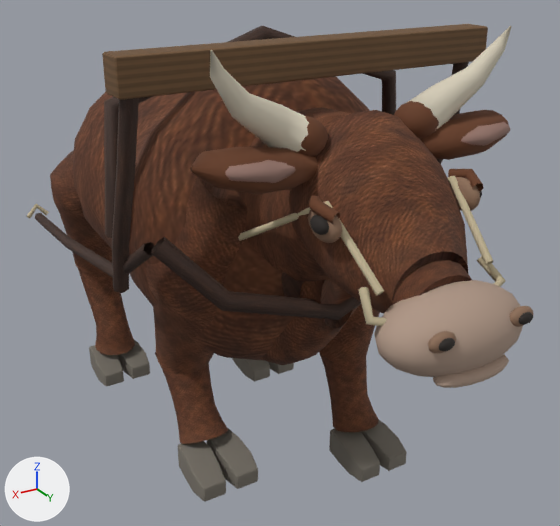
The glTF model Taierzhuang1938/Model/OxCart/Model_WorkingOx.glb: old version first, new version second.
Both versions are drawn from a camera (50 mm lens) standing at (1.68, 7.47, 2.51) and looking at (-0.12, 4.47, 1.01). Arrows for +X, +Y and +Z are at lower left; the lights stay in place. The picture after the commit comes second. Where no turn or scale is listed for an object, it has been applied to the vertices. Vertices at exactly the same position are counted once.

Names of what the first picture shows: 'OxBodyOxBrownCoat', 'OxHarnessDarkEye', 'OxHarnessHempRope', 'OxHarnessOxBrownCoat', 'OxHarnessOxEyeSocket', 'OxHarnessWornLeather', 'OxHarnessWornLeather.001', 'OxHarnessWornWoodEdges', 'OxHeadOxBrownCoat', 'OxHeadOxHorn', 'OxHeadOxMuzzle', 'OxLegHornAndHoof', 'OxLegHornAndHoof.002', 'OxLegOxBrownCoat.004', 'OxLegOxBrownCoat.005' and 11 more.
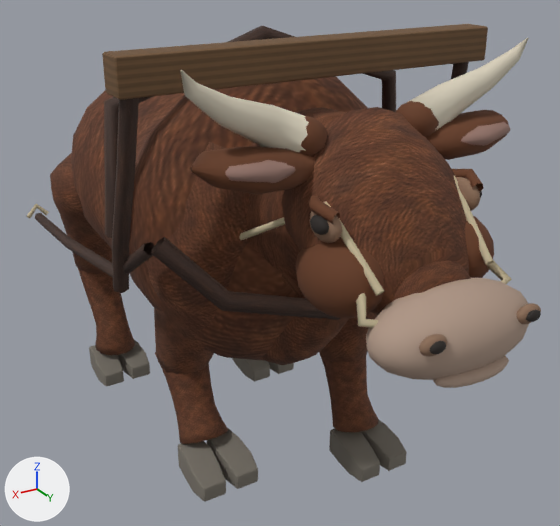
The change, as a diff of the scene's bpy script:
```diff
--- a/Taierzhuang1938/Model/OxCart/Model_WorkingOx.glb.py
+++ b/Taierzhuang1938/Model/OxCart/Model_WorkingOx.glb.py
@@ me_oxfrontrightuppermesh @@
-me_oxfrontrightuppermesh.from_pydata(...)  # 154 vertices, 304 faces; spans x 0.14..0.64, y 4.294..4.994, z -1.915..-0.762
+me_oxfrontrightuppermesh.from_pydata(...)  # 154 vertices, 304 faces; spans x 0.136..0.64, y 4.294..4.999, z -1.915..-0.683
+# me_oxfrontrightuppermesh part 1: 112 of 154 vertices moved; they spanned x 0.14..0.64, y 4.389..4.994, z -1.648..-0.762 and now span x 0.136..0.64, y 4.388..4.999, z -1.65..-0.683; mean shift (-0.011, 0.011, 0.036); largest move (0.435, 4.909, -0.888) -> (0.387, 4.919, -0.801)
+# other edits to the shape of me_oxfrontrightuppermesh do not show in these pictures
 me_oxfrontrightuppermesh.materials.append(mat_oxbrowncoat)
@@ me_sphere_005 @@
-me_sphere_005.from_pydata(...)  # 172 vertices, 336 faces; spans x -0.032..0.372, y -0.014..0.014, z -0.021..0.021
+me_sphere_005.from_pydata(...)  # 172 vertices, 336 faces; spans x -0.032..0.442, y -0.014..0.014, z -0.021..0.021
+# me_sphere_005 part 2: the loose piece of 86 vertices spanning x 0.308..0.372, y -0.014..0.014, z -0.021..0.021 is moved by (0.07, 0.0, 0.0)
 me_sphere_005.materials.append(mat_darkeye)
@@ me_oxnoseband @@
-me_oxnoseband.from_pydata(...)  # 30 vertices, 48 faces; spans x -0.306..0.306, y 5.654..5.822, z 1.196..1.386
+me_oxnoseband.from_pydata(...)  # 30 vertices, 48 faces; spans x -0.335..0.335, y 5.654..5.822, z 1.195..1.387
+# me_oxnoseband part 3: 30 of 30 vertices moved; they spanned x -0.306..0.306, y 5.654..5.822, z 1.196..1.386 and now span x -0.335..0.335, y 5.654..5.822, z 1.195..1.387; mean shift (0.0, 0.0, 0.0)
 me_oxnoseband.materials.append(mat_hemprope)
@@ me_oxnosebridgemesh @@
-me_oxnosebridgemesh.from_pydata(...)  # 84 vertices, 140 faces; spans x -0.362..0.362, y 5.419..5.777, z 1.182..1.645
+me_oxnosebridgemesh.from_pydata(...)  # 376 vertices, 716 faces; spans x -0.39..0.39, y 5.332..5.777, z 1.182..1.645
+# me_oxnosebridgemesh part 4: a new loose piece of 146 vertices spanning x -0.39..-0.1, y 5.332..5.701, z 1.222..1.512, in mat_oxbrowncoat
+# me_oxnosebridgemesh part 5: a new loose piece of 146 vertices spanning x 0.1..0.39, y 5.332..5.701, z 1.222..1.512, in mat_oxbrowncoat
 me_oxnosebridgemesh.materials.append(mat_oxbrowncoat)
@@ me_sphere_004 @@
-me_sphere_004.from_pydata(...)  # 172 vertices, 336 faces; spans x -0.054..0.394, y -0.024..0.024, z -0.035..0.035
+me_sphere_004.from_pydata(...)  # 172 vertices, 336 faces; spans x -0.054..0.464, y -0.024..0.024, z -0.035..0.035
+# me_sphere_004 part 6: the loose piece of 86 vertices spanning x 0.286..0.394, y -0.024..0.024, z -0.035..0.035 is moved by (0.07, 0.0, 0.0)
 me_sphere_004.materials.append(mat_oxeyesocket)
@@ me_oxneckmesh @@
 me_oxneckmesh.from_pydata(...)  # 454 vertices, 884 faces; spans x -0.69..0.69, y 4.719..5.708, z 0.988..1.867
+# me_oxneckmesh part 7: 72 of 454 vertices moved; they spanned x -0.31..0.31, y 5.076..5.591, z 1.199..1.857 and now span x -0.35..0.35, y 5.076..5.591, z 1.189..1.867; mean shift (0.0, 0.0, 0.0); largest move (0.31, 5.449, 1.489) -> (0.35, 5.449, 1.489)
 me_oxneckmesh.materials.append(mat_oxbrowncoat)
@@ me_oxhorn_1mesh @@
-me_oxhorn_1mesh.from_pydata(...)  # 100 vertices, 192 faces; spans x -0.628..0.628, y 5.191..5.349, z 1.723..2.122
+me_oxhorn_1mesh.from_pydata(...)  # 100 vertices, 192 faces; spans x -0.728..0.728, y 5.191..5.349, z 1.719..2.072
+# me_oxhorn_1mesh part 8: 50 of 100 vertices moved; they spanned x -0.628..-0.23, y 5.191..5.349, z 1.723..2.122 and now span x -0.728..-0.238, y 5.191..5.349, z 1.719..2.072; mean shift (-0.056, 0.0, -0.02); largest move (-0.624, 5.343, 2.122) -> (-0.725, 5.342, 2.072)
+# me_oxhorn_1mesh part 9: 50 of 100 vertices moved; they spanned x 0.23..0.628, y 5.191..5.349, z 1.723..2.122 and now span x 0.238..0.728, y 5.191..5.349, z 1.719..2.072; mean shift (0.056, 0.0, -0.02); largest move (0.624, 5.343, 2.122) -> (0.725, 5.342, 2.072)
 me_oxhorn_1mesh.materials.append(mat_oxhorn)
@@ me_sphere @@
-me_sphere.from_pydata(...)  # 200 vertices, 396 faces; spans x -0.286..0.286, y -0.18..0.18, z -0.145..0.145
+me_sphere.from_pydata(...)  # 200 vertices, 396 faces; spans x -0.325..0.325, y -0.18..0.18, z -0.15..0.15
+# me_sphere part 10: the whole mesh is scaled about its middle by (1.14, 1, 1.03)
 me_sphere.materials.append(mat_oxmuzzle)
@@ ob_oxharnessdarkeye @@
 ob_oxharnessdarkeye = bpy.data.objects.new('OxHarnessDarkEye', me_sphere_005)
-ob_oxharnessdarkeye.location = (-0.17, 5.946, 1.343)
+ob_oxharnessdarkeye.location = (-0.205, 5.946, 1.343)
@@ ob_oxharnessoxeyesocket @@
 ob_oxharnessoxeyesocket = bpy.data.objects.new('OxHarnessOxEyeSocket', me_sphere_004)
-ob_oxharnessoxeyesocket.location = (-0.17, 5.925, 1.341)
+ob_oxharnessoxeyesocket.location = (-0.205, 5.925, 1.341)
```

Where the change shows, as pixel boxes [x1, y1, x2, y2] in the pictures (560 x 526 px; the box of a moved part takes in the faces that stretch with it):
'OxHeadOxBrownCoat', reshaped
    before: [190, 101, 509, 313]
    after: [190, 101, 509, 315]
'OxHeadOxMuzzle', rescaled (9% wider)
    before: [374, 280, 523, 377]
    after: [366, 278, 529, 380]
'OxLegOxBrownCoat.004', reshaped (17% taller)
    before: [146, 176, 248, 374]
    after: [147, 142, 249, 374]
'OxHeadOxHorn', reshaped (16% wider, 9% shorter)
    before: [210, 26, 512, 152]
    after: [180, 38, 529, 152]
'OxHarnessOxBrownCoat', reshaped (13% wider)
    before: [308, 169, 484, 311]
    after: [295, 169, 494, 319]
'OxHarnessHempRope', reshaped
    before: [358, 257, 506, 326]
    after: [356, 260, 512, 328]
'OxHarnessOxEyeSocket', reshaped, moved (15% wider, 10% taller)
    before: [428, 306, 534, 354]
    after: [419, 303, 541, 356]
'OxHarnessDarkEye', reshaped, moved (18% wider, 15% taller)
    before: [439, 312, 533, 351]
    after: [430, 309, 541, 354]
part 1 of me_oxfrontrightuppermesh, moved or reshaped
    before: [166, 176, 248, 286]
    after: [168, 142, 249, 281]
part 2 of me_sphere_005, moved or reshaped
    before: [439, 338, 455, 351]
    after: [430, 341, 446, 354]
part 4 of me_oxnosebridgemesh, added (brown)
    after: [465, 216, 494, 278]
part 5 of me_oxnosebridgemesh, added (brown)
    after: [295, 242, 385, 319]
part 6 of me_sphere_004, moved or reshaped
    before: [428, 331, 456, 354]
    after: [419, 334, 447, 356]
part 7 of me_oxneckmesh, moved or reshaped
    before: [288, 110, 468, 313]
    after: [282, 107, 469, 315]
part 8 of me_oxhorn_1mesh, moved or reshaped
    before: [406, 26, 512, 129]
    after: [408, 38, 529, 130]
part 9 of me_oxhorn_1mesh, moved or reshaped
    before: [210, 50, 309, 152]
    after: [180, 70, 309, 152]
